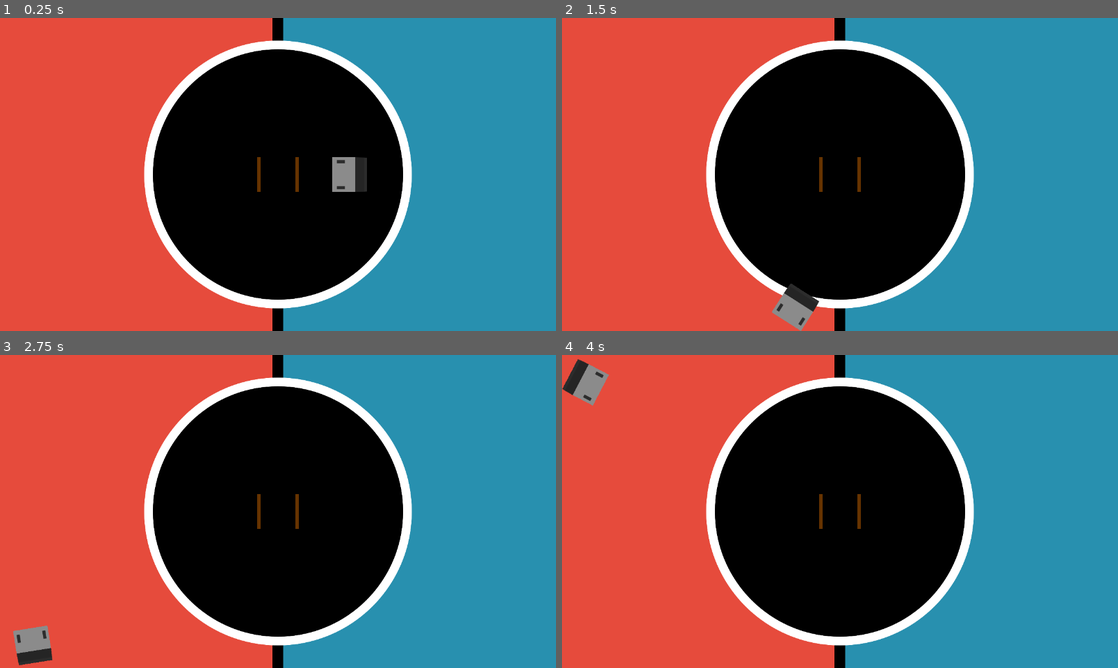
Above: before the commit, frames 1-4 (two rows, left to right).
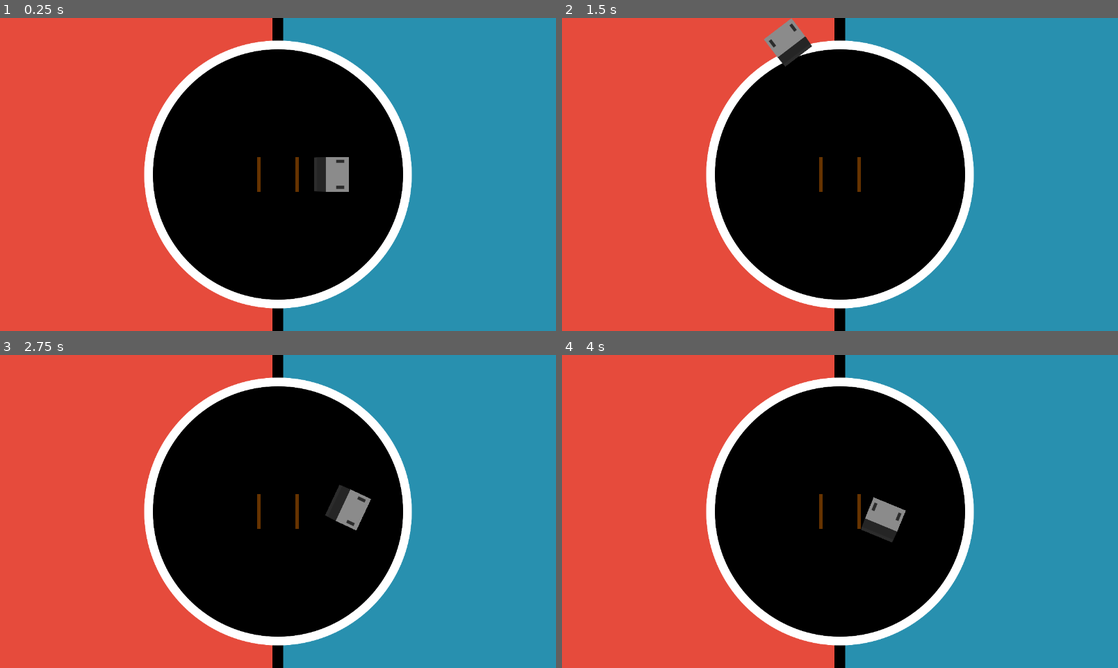
Above: after the commit, the same moments.

Repository: Eduardo-Barreto/Simple-Sumo-Drive-Sim
Game: Godot game, scene res://scenes/main.tscn
Same seed, same stepped clock (60 frames per second), same inputs: the game is played once before the commit and once after it.
Inputs:
- Up to frame 1 (0.25 s): no input
- Up to frame 2 (1.5 s): tap Enter at 0.5 s; hold Right (turn_right) 0.53-1.28 s; hold Down (move_backward) from 1.28 s (still down)
- Up to frame 3 (2.75 s): tap Space (reset, bound only after the commit) at 2 s; release Down (move_backward) at 2.03 s; hold Right (turn_right) from 2.03 s (still down)
- Up to frame 4 (4 s): release Right (turn_right) at 2.78 s; hold Up (move_forward) 2.78-3.53 s; tap Space (reset, bound only after the commit) at 3.5 s; hold Left (turn_left) from 3.53 s (still down)

The runs differ from the first frame. In frame 1, 0.7% of the frame differs, in the area x 56-66%, y 44-56%; in frame 2, 1.4%; in frame 3, 1.4%; in frame 4, 1.4%, in the area x 0-62%, y 1-60%.

Commit message:
feat: add robot reset functionality

Diff:
--- a/src/project.godot
+++ b/src/project.godot
@@ -13,7 +13,7 @@
 config/name="Simple-Sumo-Drive-Sim"
 config/description="Mega Sumo drive simple simulator"
 run/main_scene="res://scenes/main.tscn"
-config/features=PackedStringArray("4.3", "GL Compatibility")
+config/features=PackedStringArray("4.5", "GL Compatibility")
 boot_splash/show_image=false
 config/icon="res://icon.svg"
 
@@ -57,22 +57,28 @@
 }
 left_wheel_negative={
 "deadzone": 0.5,
-"events": [Object(InputEventJoypadMotion,"resource_local_to_scene":false,"resource_name":"","device":-1,"axis":1,"axis_value":-1.0,"script":null)
+"events": [Object(InputEventJoypadMotion,"resource_local_to_scene":false,"resource_name":"","device":-1,"axis":1,"axis_value":1.0,"script":null)
 ]
 }
 left_wheel_positive={
 "deadzone": 0.5,
-"events": [Object(InputEventJoypadMotion,"resource_local_to_scene":false,"resource_name":"","device":-1,"axis":1,"axis_value":1.0,"script":null)
+"events": [Object(InputEventJoypadMotion,"resource_local_to_scene":false,"resource_name":"","device":-1,"axis":1,"axis_value":-1.0,"script":null)
 ]
 }
 right_wheel_negative={
 "deadzone": 0.5,
-"events": [Object(InputEventJoypadMotion,"resource_local_to_scene":false,"resource_name":"","device":-1,"axis":0,"axis_value":-1.0,"script":null)
+"events": [Object(InputEventJoypadMotion,"resource_local_to_scene":false,"resource_name":"","device":-1,"axis":3,"axis_value":1.0,"script":null)
 ]
 }
 right_wheel_positive={
 "deadzone": 0.5,
-"events": [Object(InputEventJoypadMotion,"resource_local_to_scene":false,"resource_name":"","device":-1,"axis":0,"axis_value":1.0,"script":null)
+"events": [Object(InputEventJoypadMotion,"resource_local_to_scene":false,"resource_name":"","device":-1,"axis":3,"axis_value":-1.0,"script":null)
+]
+}
+reset={
+"deadzone": 0.2,
+"events": [Object(InputEventKey,"resource_local_to_scene":false,"resource_name":"","device":-1,"window_id":0,"alt_pressed":false,"shift_pressed":false,"ctrl_pressed":false,"meta_pressed":false,"pressed":false,"keycode":0,"physical_keycode":32,"key_label":0,"unicode":32,"location":0,"echo":false,"script":null)
+, Object(InputEventJoypadButton,"resource_local_to_scene":false,"resource_name":"","device":-1,"button_index":2,"pressure":0.0,"pressed":true,"script":null)
 ]
 }
 
--- a/src/scenes/main.tscn
+++ b/src/scenes/main.tscn
@@ -25,6 +25,7 @@
 
 [node name="Sumo" parent="." instance=ExtResource("3_h8cmm")]
 position = Vector2(784, 360)
+rotation = 3.1415927
 motion_mode = 1
 
 [node name="Border" type="StaticBody2D" parent="."]
--- a/src/scripts/Robot/RobotController.gd
+++ b/src/scripts/Robot/RobotController.gd
@@ -4,7 +4,7 @@
 ## Rotação máxima do motor em RPM
 @export var motor_rpm: float = 6380
 ## Tensão nominal do motor em V
-@export var motor_voltage: float = 12.0
+@export var motor_voltage: float = 12
 ## Tensão nominal de uma celula em V
 @export var cell_voltage: float = 4.2
 ## Tensão nominal da bateria em V
@@ -12,7 +12,7 @@
 ## Raio da roda em mm
 @export var wheel_radius_mm: float = 23
 ## Distância entre rodas em mm
-@export var wheels_distance_mm: float = 94.8
+@export var wheels_distance_mm: float = 75
 ## Fator de redução (1.0 para sem redução)
 @export var reduction_factor: float = 7.92
 
@@ -21,6 +21,10 @@
 var left_input: float = 0.0
 var right_input: float = 0.0
 var counter = 0
+
+# Posição e rotação iniciais para reset
+var initial_position: Vector2
+var initial_rotation: float
 
 var _scale
 var battery_voltage
@@ -39,7 +43,16 @@
 	wheel_radius_mm *= _scale
 	battery_voltage = cell_voltage * battery_cells
 
+	# Guardar posição e rotação iniciais para reset
+	initial_position = position
+	initial_rotation = rotation
+
 func _physics_process(delta: float) -> void:
+	# Verificar se o botão de reset foi pressionado
+	if Input.is_action_just_pressed("reset"):
+		reset_robot()
+		return
+
 	var inputs = input_manager.get_normalized_inputs()
 	left_input = inputs.x
 	right_input = inputs.y
@@ -84,3 +97,11 @@
 	velocity = Vector2(linear_speed, 0).rotated(rotation)
 	move_and_slide()
 	rotation += angular_speed * delta
+
+func reset_robot() -> void:
+	"""Reseta o robô para a posição e rotação iniciais"""
+	position = initial_position
+	rotation = initial_rotation
+	velocity = Vector2.ZERO
+	left_input = 0.0
+	right_input = 0.0
Not shown: 1 places in src/scenes/main.tscn that only renumber resources
Not shown, added: src/scripts/Robot/RobotController.gd.uid
Not shown, added: src/scripts/Robot/RobotInput.gd.uid
